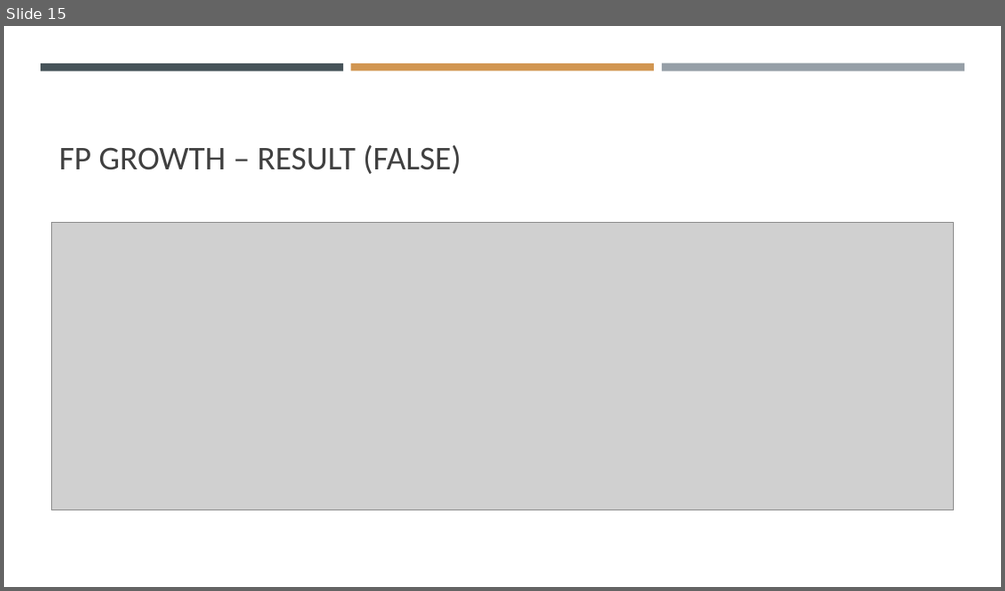
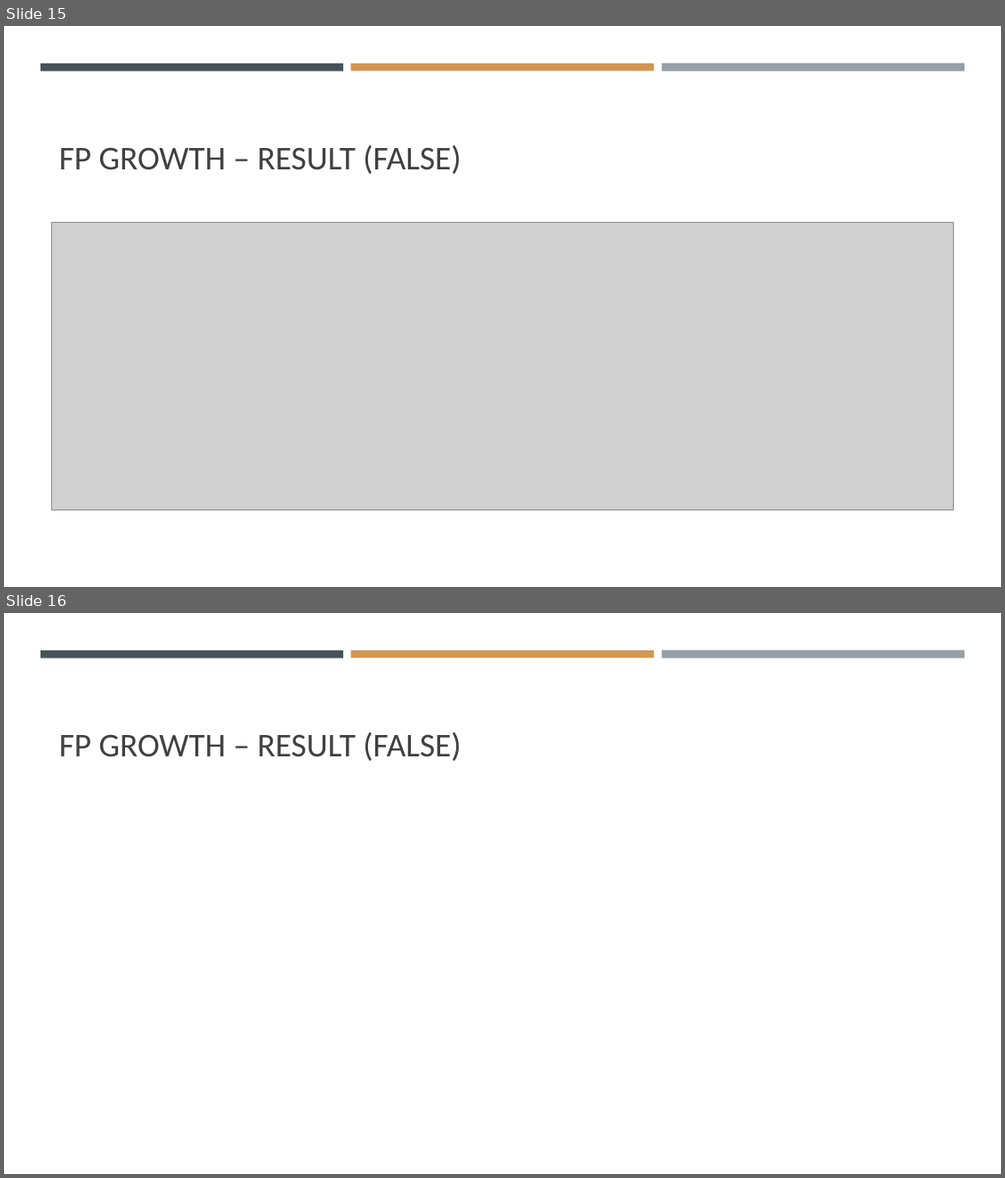
Before and after one commit to SvenWeiss-HDM/Classification, a slide deck: HDM Data Science v0226.pptx. Shown one above the other, each under a label of ours: slide 15 before the commit, slides 15 and 16 after it. The pictures are 1005x591 and 1005x1178 pixels, drawn with LibreOffice and Linux fonts; fonts in the diff are those of the drawing; grey boxes stand for pictures. Boxes give left, top, right and bottom in pixels: in the first picture for what was removed or moved away, otherwise in the second. Text is boxed around its words. In the diff, an @@ line names an element or a change of style, - is before the commit and + after.

```diff
--- a/HDM Data Science v0226.pptx
+++ b/HDM Data Science v0226.pptx
@@ slide 16 added at (4,613,1001,1174), background #FFFFFF; not listed: 3 template elements that a slide beside it also shows @@
@@ title added at (59,732,461,761), 32 pt, text #404040 @@
+FP GROWTH – RESULT (FALSE)
```
Also in this commit, not shown: 13 other files.
